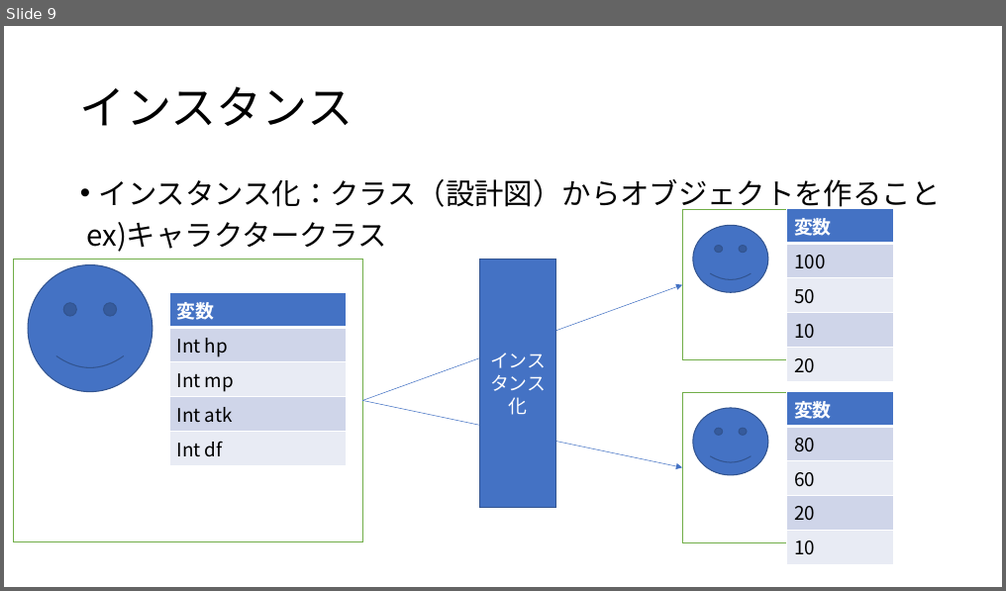
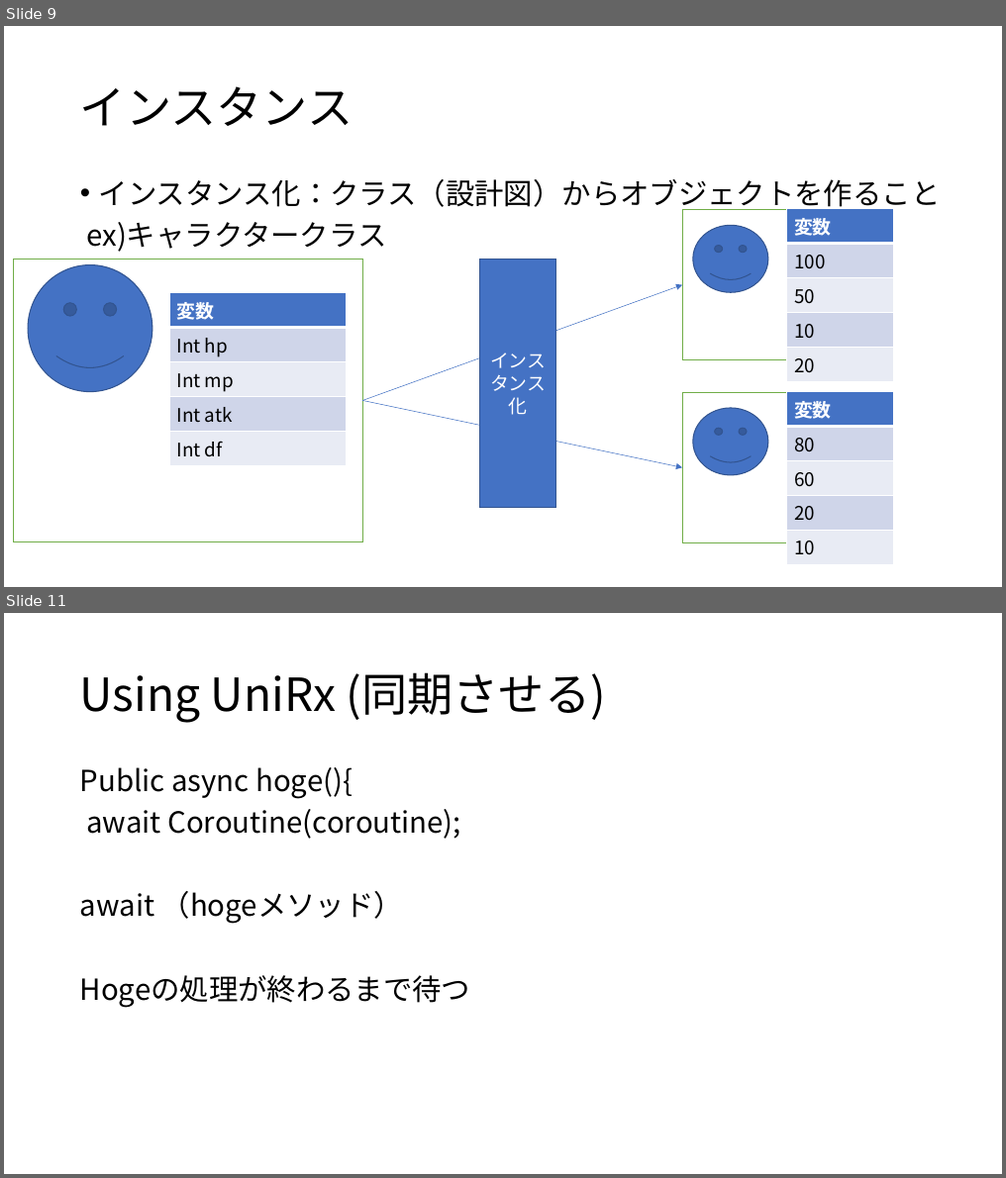
Before and after one commit to ocshasekoki/Treatiseresearch, a slide deck: study/プログラム基礎.pptx. Shown one above the other, each under a label of ours: slide 9 before the commit, slides 9 and 11 after it; the slides between them are not shown. The pictures are 1006x591 and 1006x1178 pixels, drawn with LibreOffice and Linux fonts; fonts in the diff are those of the drawing. Boxes give left, top, right and bottom in pixels: in the first picture for what was removed or moved away, otherwise in the second. Text is boxed around its words. In the diff, an @@ line names an element or a change of style, - is before the commit and + after.

```diff
--- a/study/プログラム基礎.pptx
+++ b/study/プログラム基礎.pptx
@@ slide 11 added at <box>4,613,1002,1174</box>, background #FFFFFF @@
@@ title added at <box>80,672,606,723</box>, 44 pt, text #000000 @@
+Using UniRx (同期させる)
@@ text added at <box>80,767,471,1008</box>, 28 pt, text #000000 @@
+Public async hoge(){
+await Coroutine(coroutine);
+await （hogeメソッド）
+Hogeの処理が終わるまで待つ
```
Also in this commit, not shown: 1 other slide added, 4 other files.
